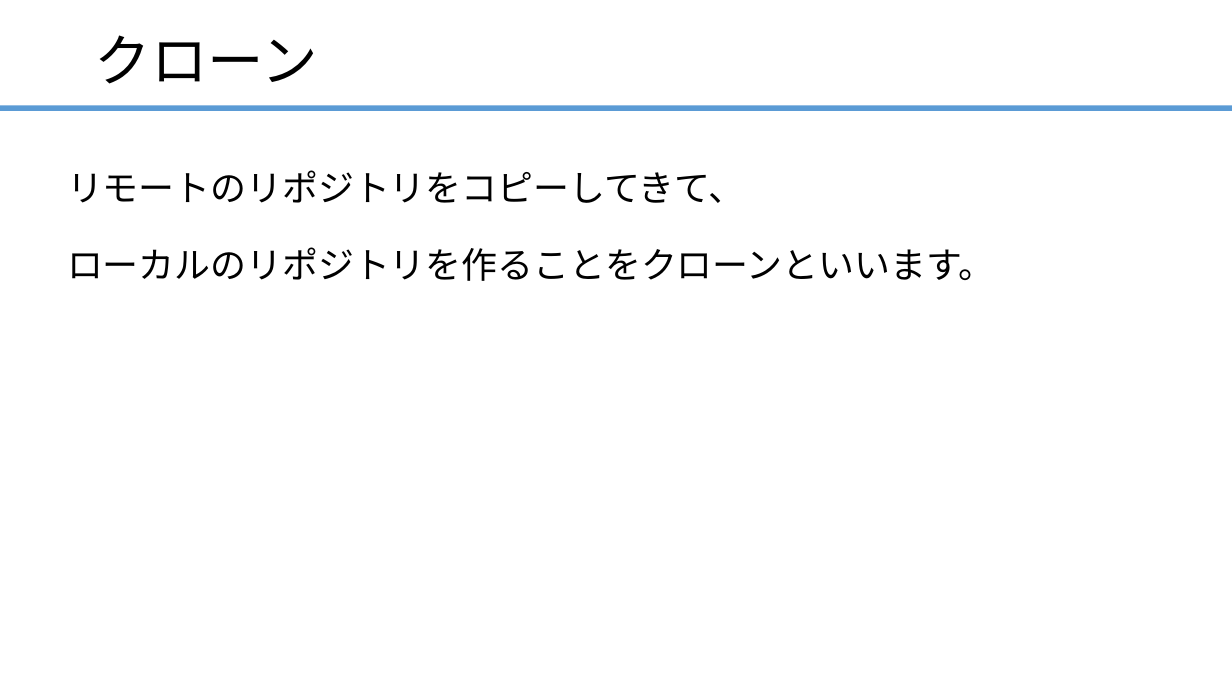
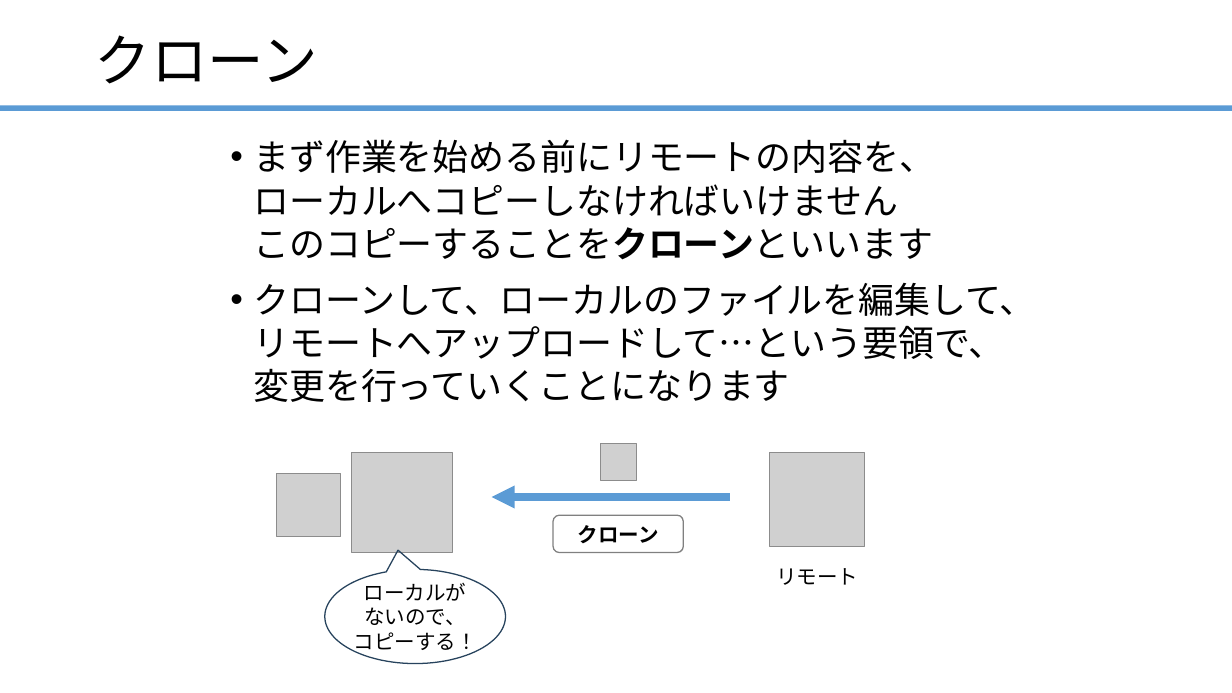
Before and after one commit to ainsAins/git4beginners, a slide deck: slide 13 of ハンズオン_Git入門.pptx. Drawn at 1232x693 pixels with LibreOffice and Linux fonts; fonts in the diff are those of the drawing; grey boxes stand for pictures. Boxes give left, top, right and bottom in pixels: in the first picture for what was removed or moved away, otherwise in the second. Text is boxed around its words. In the diff, an @@ line names an element or a change of style, - is before the commit and + after.

Commit message:
ファイルの内容を変更

```diff
--- a/ハンズオン_Git入門.pptx
+++ b/ハンズオン_Git入門.pptx
@@ text added at box(253, 139, 1035, 402), 28 pt, text #000000 @@
+• まず作業を始める前にリモートの内容を、
+  ローカルへコピーしなければいけません
+  このコピーすることをクローンといいます
+• クローンして、ローカルのファイルを編集して、
+  リモートへアップロードして…という要領で、
+  変更を行っていくことになります
@@ text removed at box(67, 170, 995, 281) @@
-リモートのリポジトリをコピーしてきて、
-ローカルのリポジトリを作ることをクローンといいます。
@@ group added at box(277, 444, 865, 664): 4 pictures, 1 arrow, 1 rounded rectangle, 1 speech bubble, 1 text @@
+クローン
+ローカルが
+ないので、
+コピーする！
+リモート
```
Also in this commit, not shown: 12 other slides changed, 3 slides added, 3 slides removed, 1 other file.
